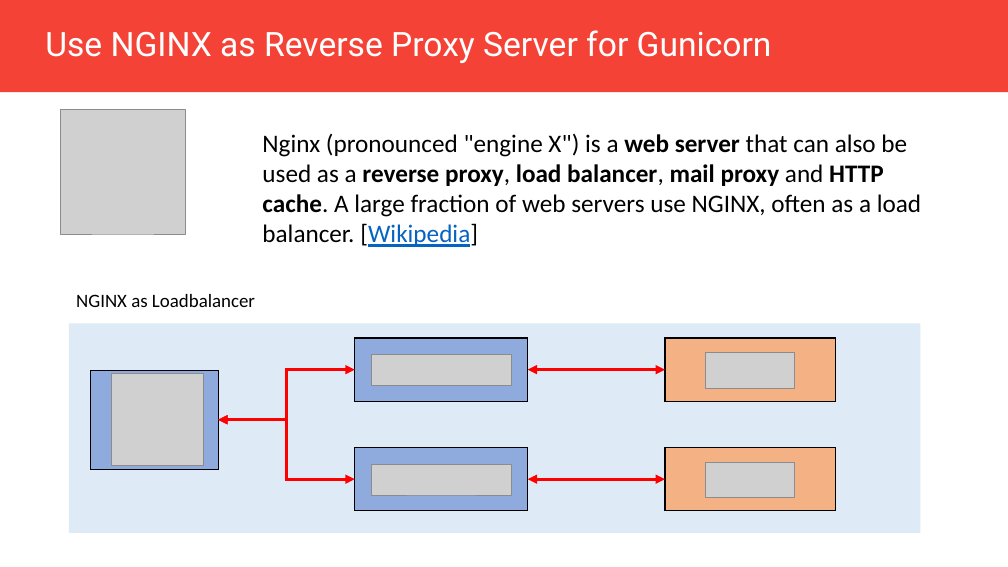
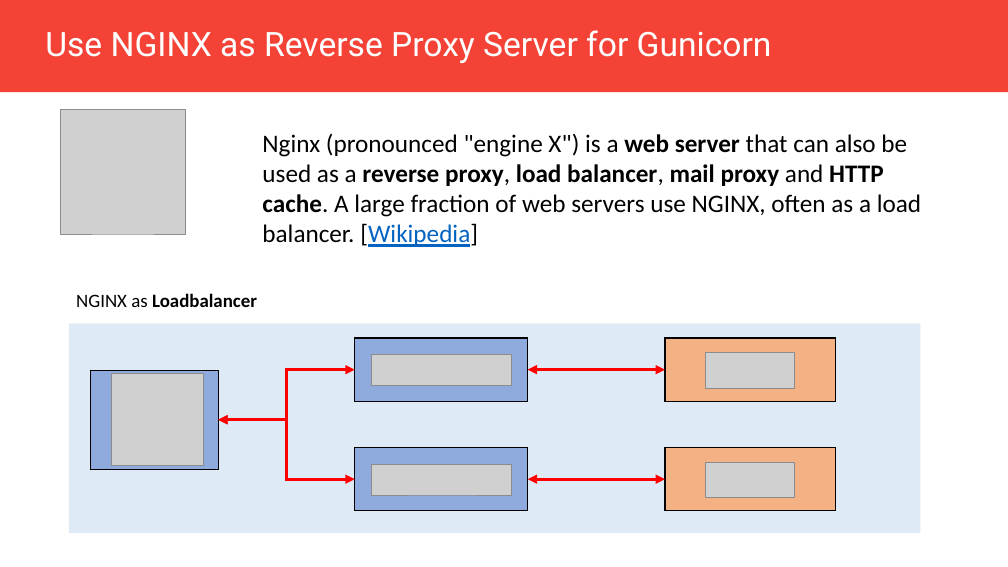
Before and after one commit to Muhammad-Yunus/Flask-Web-Development, a slide deck: slide 50 of pertemuan_9/Pertemuan_9.pptx. Drawn at 1008x567 pixels with LibreOffice and Linux fonts; fonts in the diff are those of the drawing; grey boxes stand for pictures. Boxes give left, top, right and bottom in pixels: in the first picture for what was removed or moved away, otherwise in the second. Text is boxed around its words. In the diff, an @@ line names an element or a change of style, - is before the commit and + after.

```diff
--- a/pertemuan_9/Pertemuan_9.pptx
+++ b/pertemuan_9/Pertemuan_9.pptx
@@ text "NGINX as Loadbalancer" at (76,293,257,307): bold on in "Loadbalancer" @@
```
Also in this commit, not shown: 1 other slide changed.
